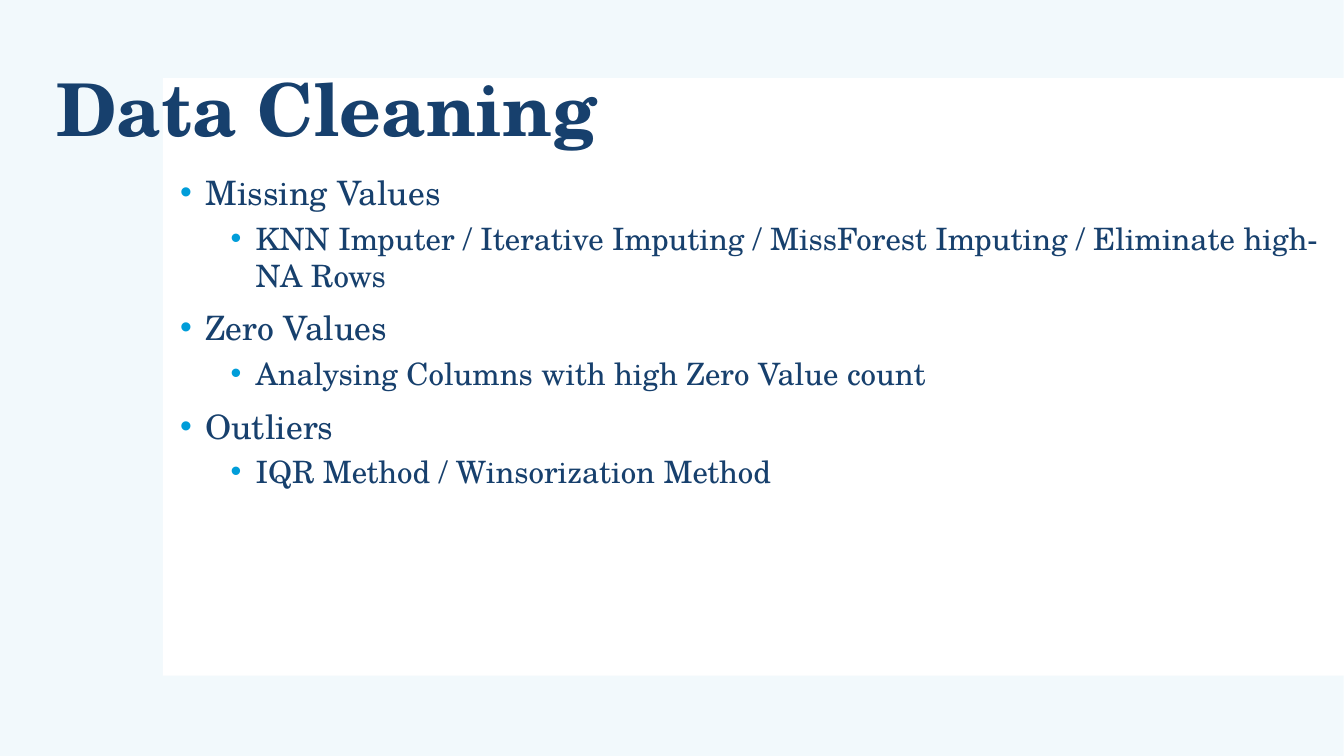
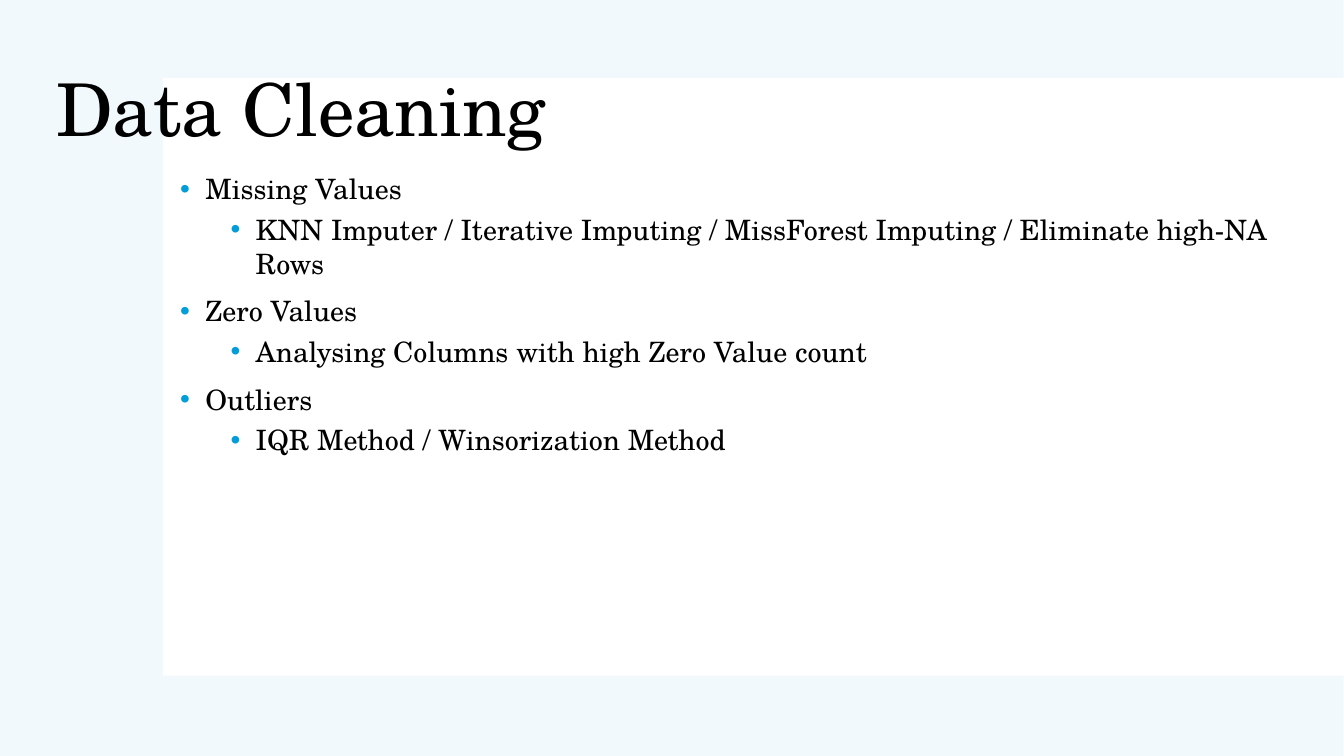
Before and after one commit to AtK42/ML_stonks_2021, a slide deck: slide 2 of Group2_ML_Project_Presentation.pptx. Drawn at 1344x756 pixels with LibreOffice and Linux fonts; fonts in the diff are those of the drawing. Boxes give left, top, right and bottom in pixels: in the first picture for what was removed or moved away, otherwise in the second. Text is boxed around its words. In the diff, an @@ line names an element or a change of style, - is before the commit and + after.

```diff
--- a/Group2_ML_Project_Presentation.pptx
+++ b/Group2_ML_Project_Presentation.pptx
@@ title "Data Cleaning" at <box>56,82,546,151</box>: text colour #17406D to #000000, bold off @@
@@ text "Missing Values" at <box>205,178,1267,456</box>: size 24 to 20 pt in "Missing Values", "Zero Values", "Outliers"; text colour #17406D to #000000; size 22 to 20 pt in "KNN Imputer / Iterative Imputing / MissForest ...", "Analysing Columns with high Zero Value count", "IQR Method / Winsorization Method" @@
```
Also in this commit, not shown: 9 other slides changed, 1 slide removed.
